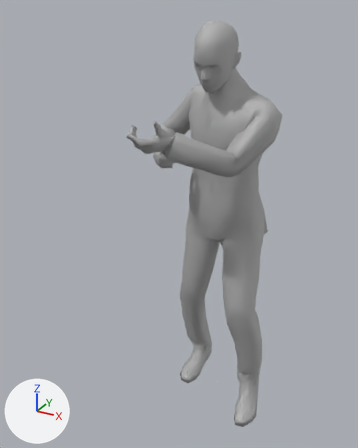
An edit to the FBX model Assets/Animations/Shotgun/ThirdPerson/ReloadEnd.fbx, drawn before and after from the same camera.
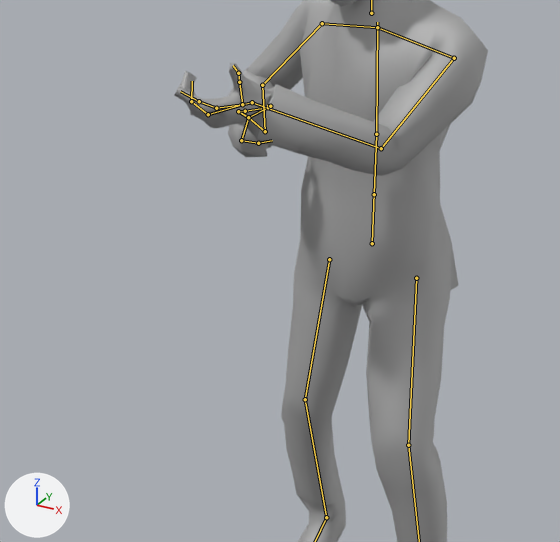
Each version is shown whole from a 50 mm lens placed at (0.9, -2.1, 2.0), pointed at (-0.08, -0.33, 1.11), then close up on the part from 11% to 89% of the width and 20% to 80% of the height. The axes (+X, +Y, +Z) are drawn at lower left. The lights are the same throughout. The bones that bend it are drawn over the model as lines in the close-ups.

The first close-up shows 'LOD0'.
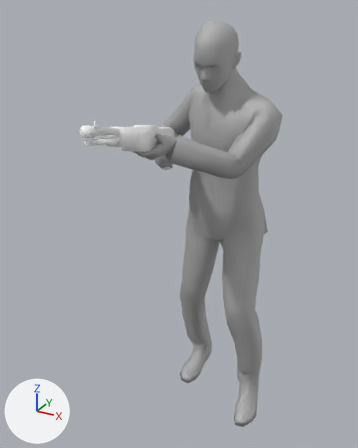
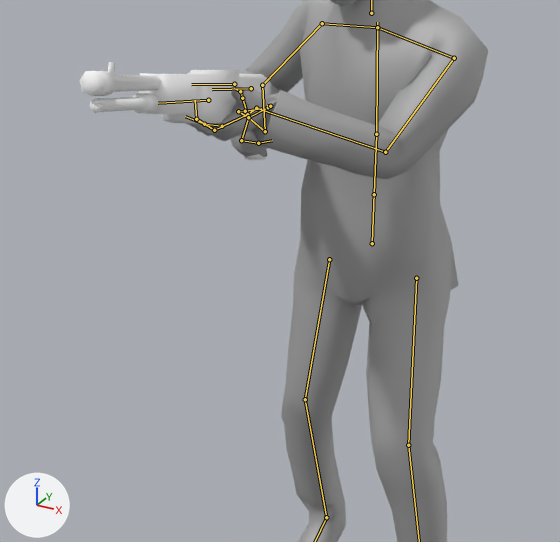
The newer file adds an action. The first version stands in its rest pose; the second is drawn at frame 9 of the action 'Armature|ReloadEnd'.

Location of each change, (x1, y1, x2, y2) in pixels of the close-ups (560 x 542 px):
```json
{"object": "LOD0", "change": "posed", "before": [175, 0, 488, 542], "after": [186, 0, 488, 542]}
{"object": "Gun", "change": "posed", "after": [80, 62, 271, 160], "on screen": "not visible before"}
{"bone": "LeftArm", "before": "(454, 58) to (381, 148)", "after": "(454, 58) to (385, 152)"}
{"bone": "LeftForeArm", "before": "(381, 148) to (252, 102)", "after": "(385, 152) to (256, 108)"}
{"bone": "LeftHand", "before": "(252, 102) to (242, 104)", "after": "(256, 108) to (247, 114)"}
```

Scene script edits in JSON lines:
```json
{"block": "bone_gun_root", "where": "bone_gun_root = bpy.data.objects['Armature'].pose.bones['Gun_Root']"}
{"op": "set", "path": "bone_gun_root.location", "old": "(0.0, 0.0, 0.0)", "new": "(-19.923, 148.163, 24.02)"}
{"op": "set", "path": "bone_gun_root.rotation_quaternion", "old": "(1.0, 0.0, 0.0, 0.0)", "new": "(-0.104, 0.052, 0.772, 0.625)", "note": "degrees (0, 0, 0) -> degrees (-78, -167, 3)"}
{"op": "set", "path": "bone_gun_root.scale", "old": "(1.0, 1.0, 1.0)", "new": "(100.0, 100.0, 100.0)"}
{"block": "bone_gun_pump", "where": "bone_gun_pump = bpy.data.objects['Armature'].pose.bones['Gun_Pump']  # child of 'Gun_Root'"}
{"op": "set", "path": "bone_gun_pump.location", "old": "(0.0, 0.0, 0.0)", "new": "(0.0, -0.12, 0.0)"}
{"block": "bone_leftarm", "where": "bone_leftarm = bpy.data.objects['Reference'].pose.bones['LeftArm']  # child of 'LeftShoulder'"}
{"op": "set", "path": "bone_leftarm.rotation_quaternion", "old": "(0.769, 0.405, 0.097, -0.484)", "new": "(0.78, 0.384, 0.109, -0.482)", "note": "degrees (39, 33, -52) -> degrees (36, 33, -53)"}
{"block": "bone_leftforearm", "where": "bone_leftforearm = bpy.data.objects['Reference'].pose.bones['LeftForeArm']  # child of 'LeftArm'"}
{"op": "set", "path": "bone_leftforearm.rotation_quaternion", "old": "(0.887, 0.404, 0.127, 0.183)", "new": "(0.878, 0.42, 0.126, 0.19)", "note": "degrees (50, 5, 25) -> degrees (52, 4, 26)"}
{"block": "bone_lefthand", "where": "bone_lefthand = bpy.data.objects['Reference'].pose.bones['LeftHand']  # child of 'LeftForeArm'"}
{"op": "set", "path": "bone_lefthand.rotation_quaternion", "old": "(0.76, -0.051, -0.336, 0.554)", "new": "(0.699, -0.106, -0.354, 0.612)", "note": "degrees (-30, -27, 80) -> degrees (-39, -21, 90)"}
```
